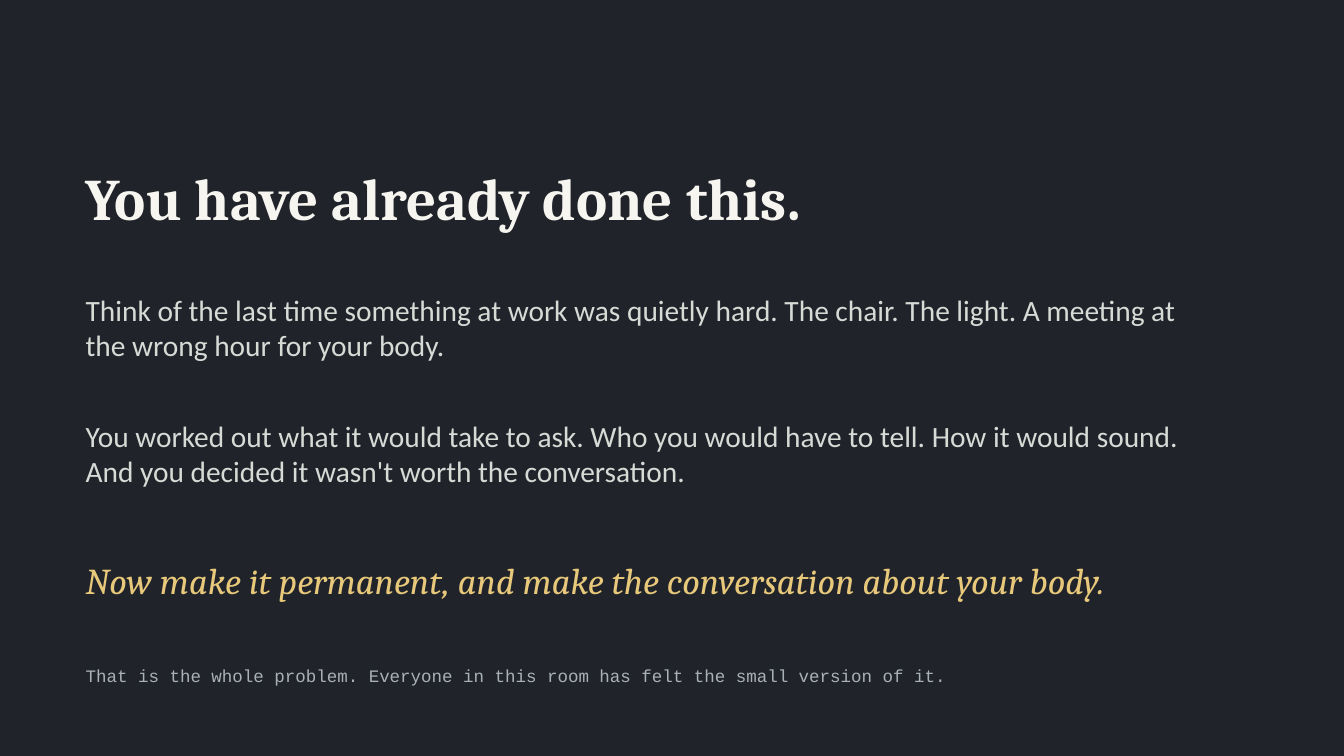
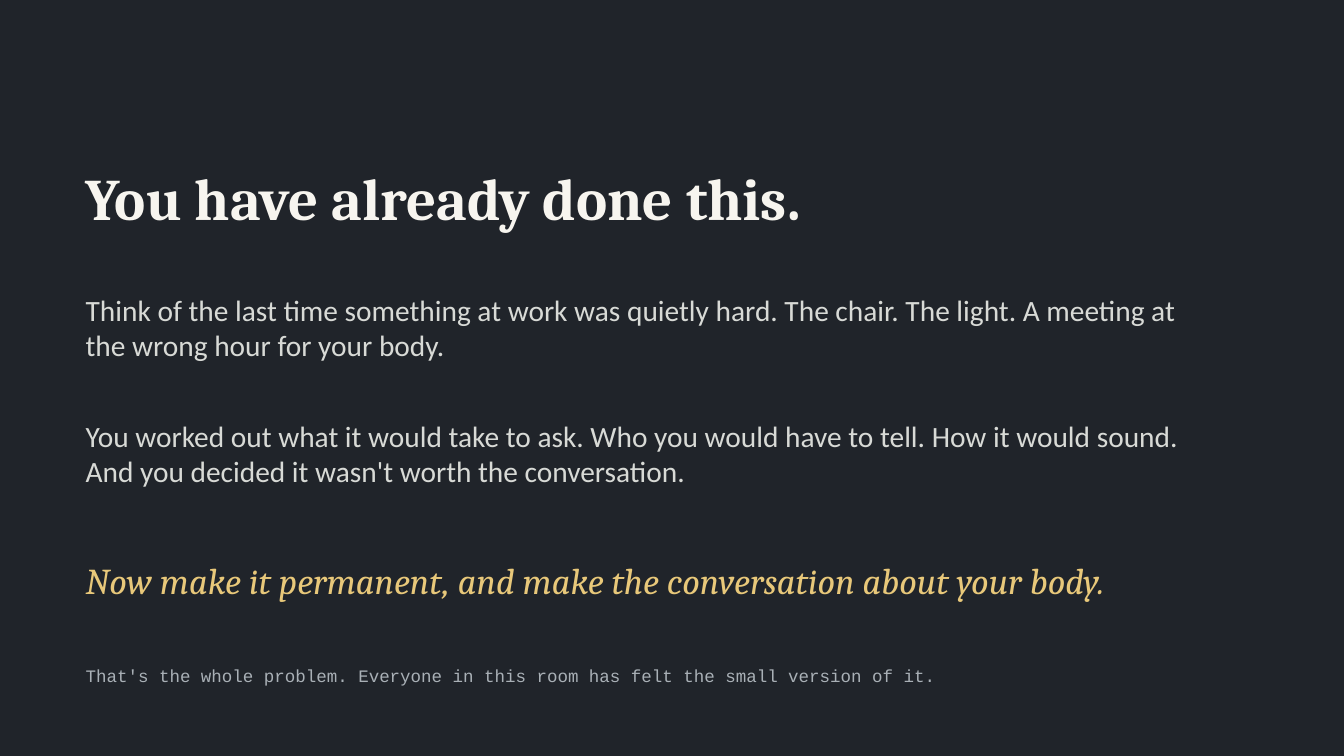
Before and after one commit to parthsevak2/curb-cut, a slide deck: slide 2 of deck/Curb-Cut.pptx. Drawn at 1344x756 pixels with LibreOffice and Linux fonts; fonts in the diff are those of the drawing. Boxes give left, top, right and bottom in pixels: in the first picture for what was removed or moved away, otherwise in the second. Text is boxed around its words. In the diff, an @@ line names an element or a change of style, - is before the commit and + after.

```diff
--- a/deck/Curb-Cut.pptx
+++ b/deck/Curb-Cut.pptx
@@ text at bbox=[86, 670, 935, 686]: text changed @@
-That is the whole problem. Everyone in this room has felt the small version of it.
+That's the whole problem. Everyone in this room has felt the small version of it.
```
Also in this commit, not shown: 6 other slides changed, 2 other files.
